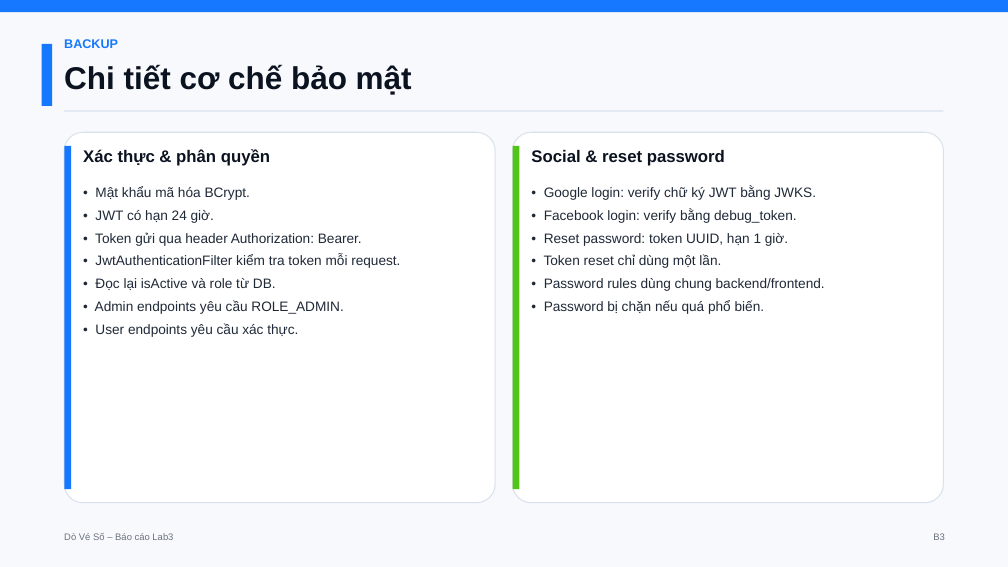
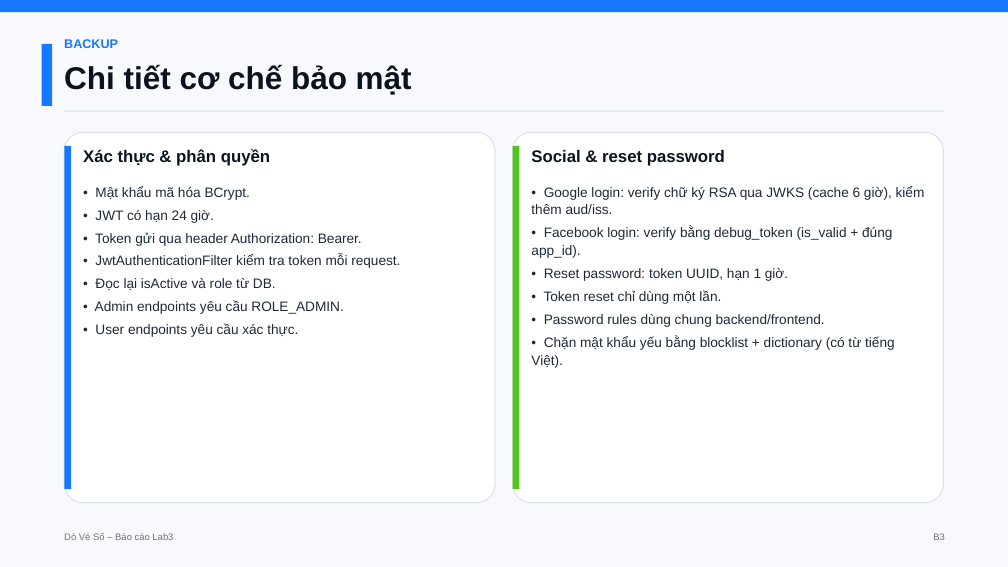
Before and after one commit to Stratoze/lab301, a slide deck: slide 25 of Task 9/Presentation/DoVeSo_BaoCao_Lab3.pptx. Drawn at 1008x567 pixels with LibreOffice and Linux fonts; fonts in the diff are those of the drawing. Boxes give left, top, right and bottom in pixels: in the first picture for what was removed or moved away, otherwise in the second. Text is boxed around its words. In the diff, an @@ line names an element or a change of style, - is before the commit and + after.

```diff
--- a/Task 9/Presentation/DoVeSo_BaoCao_Lab3.pptx
+++ b/Task 9/Presentation/DoVeSo_BaoCao_Lab3.pptx
@@ text at (531, 186, 925, 258): text changed @@
-• Google login: verify chữ ký JWT bằng JWKS.
-• Facebook login: verify bằng debug_token.
+• Google login: verify chữ ký RSA qua JWKS (cache 6 giờ), kiểm thêm aud/iss.
+• Facebook login: verify bằng debug_token (is_valid + đúng app_id).
@@ text at (531, 336, 895, 368): text changed @@
-• Password bị chặn nếu quá phổ biến.
+• Chặn mật khẩu yếu bằng blocklist + dictionary (có từ tiếng Việt).
```
Also in this commit, not shown: 11 other slides changed, 6 other files.
